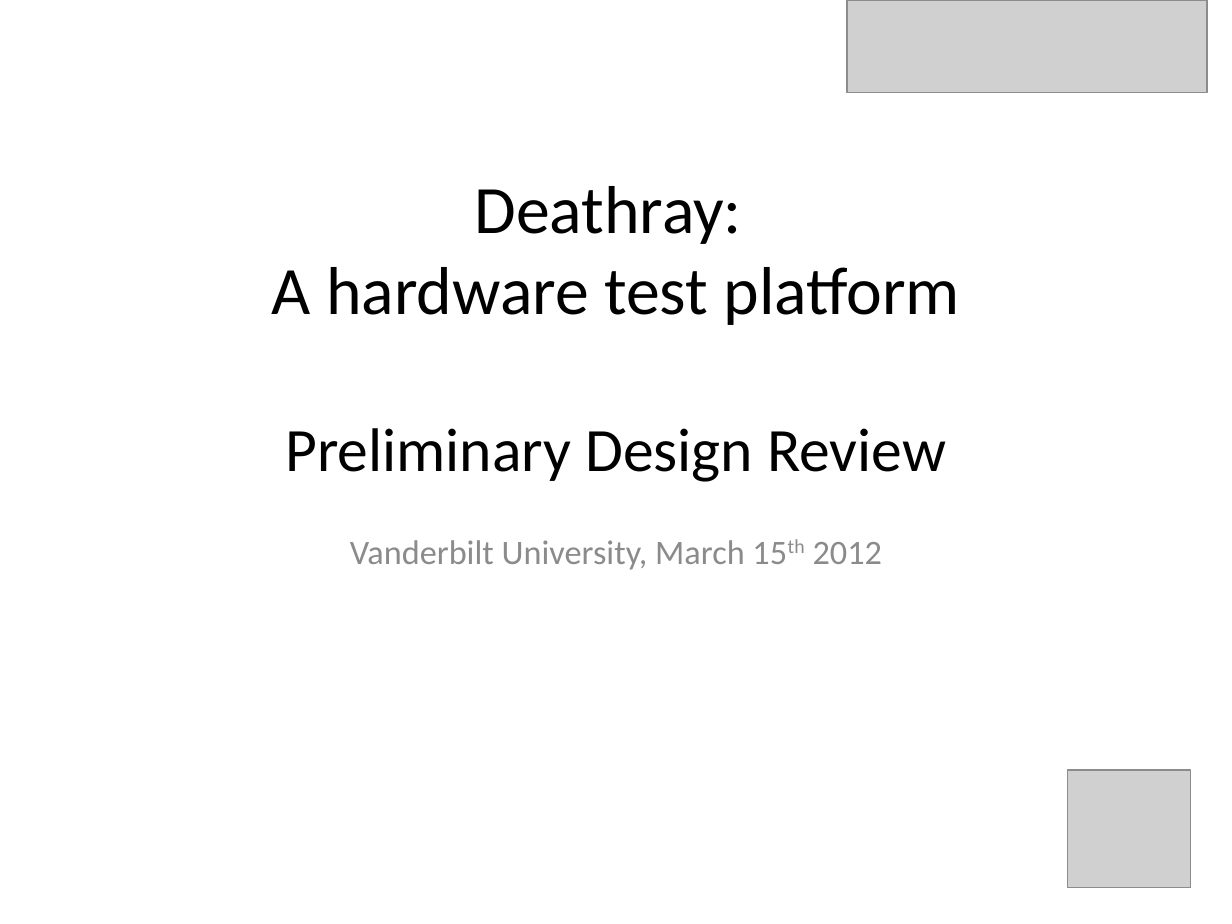
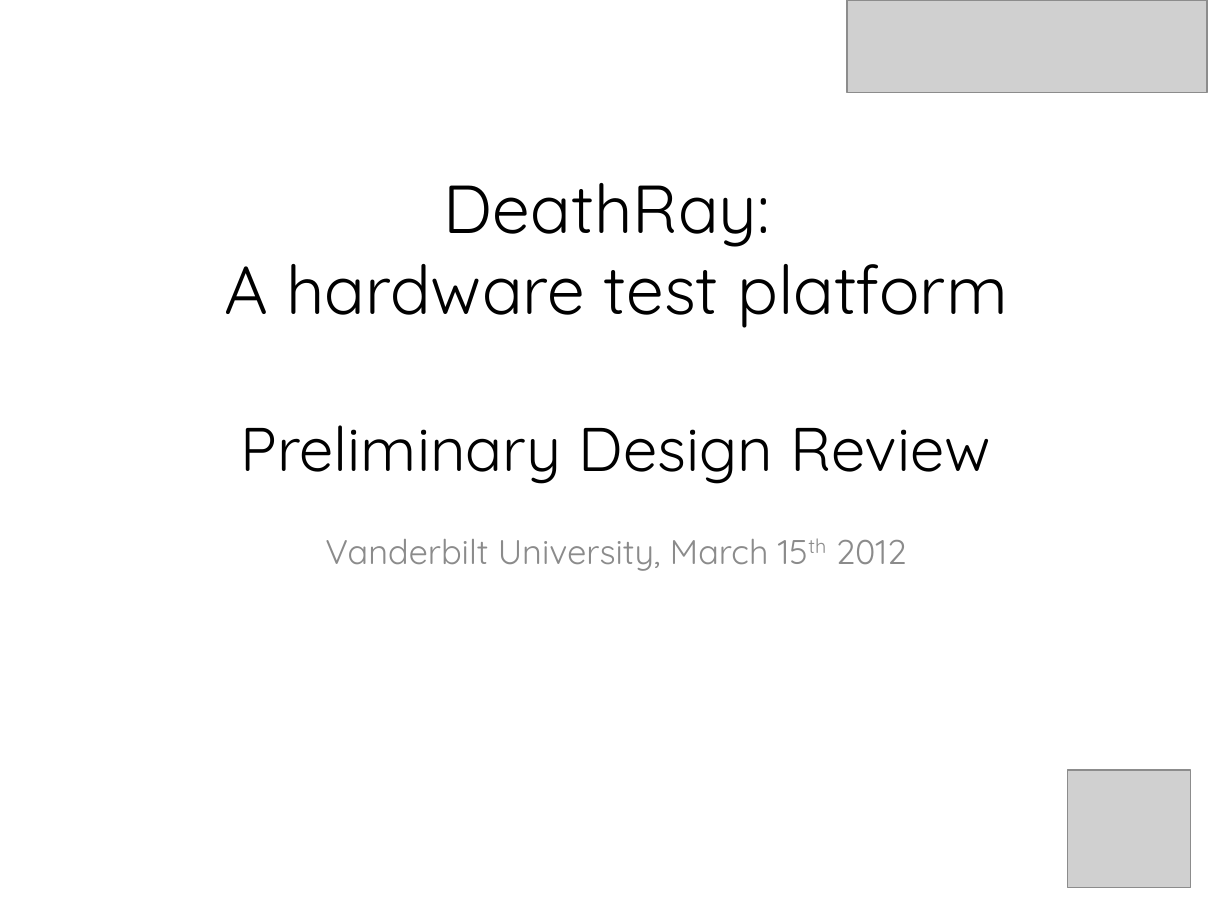
Before and after one commit to doctoboggan/DeathRay, a slide deck: slide 1 of manuals/desReview.pptx. Drawn at 1232x924 pixels with LibreOffice and Linux fonts; fonts in the diff are those of the drawing; grey boxes stand for pictures. Boxes give left, top, right and bottom in pixels: in the first picture for what was removed or moved away, otherwise in the second. Text is boxed around its words. In the diff, an @@ line names an element or a change of style, - is before the commit and + after.

```diff
--- a/manuals/desReview.pptx
+++ b/manuals/desReview.pptx
@@ title at <box>224,183,1008,484</box>: text changed; font Calibri to Quicksand @@
-Deathray:
-A hardware test platform
-Preliminary Design Review
+DeathRay:
+A hardware test platform
+Preliminary Design Review
@@ subtitle "Vanderbilt University, March 15th 2012" at <box>325,539,907,571</box>: font Calibri to Quicksand @@
```
Also in this commit, not shown: 18 other slides changed, 1 slide added.
